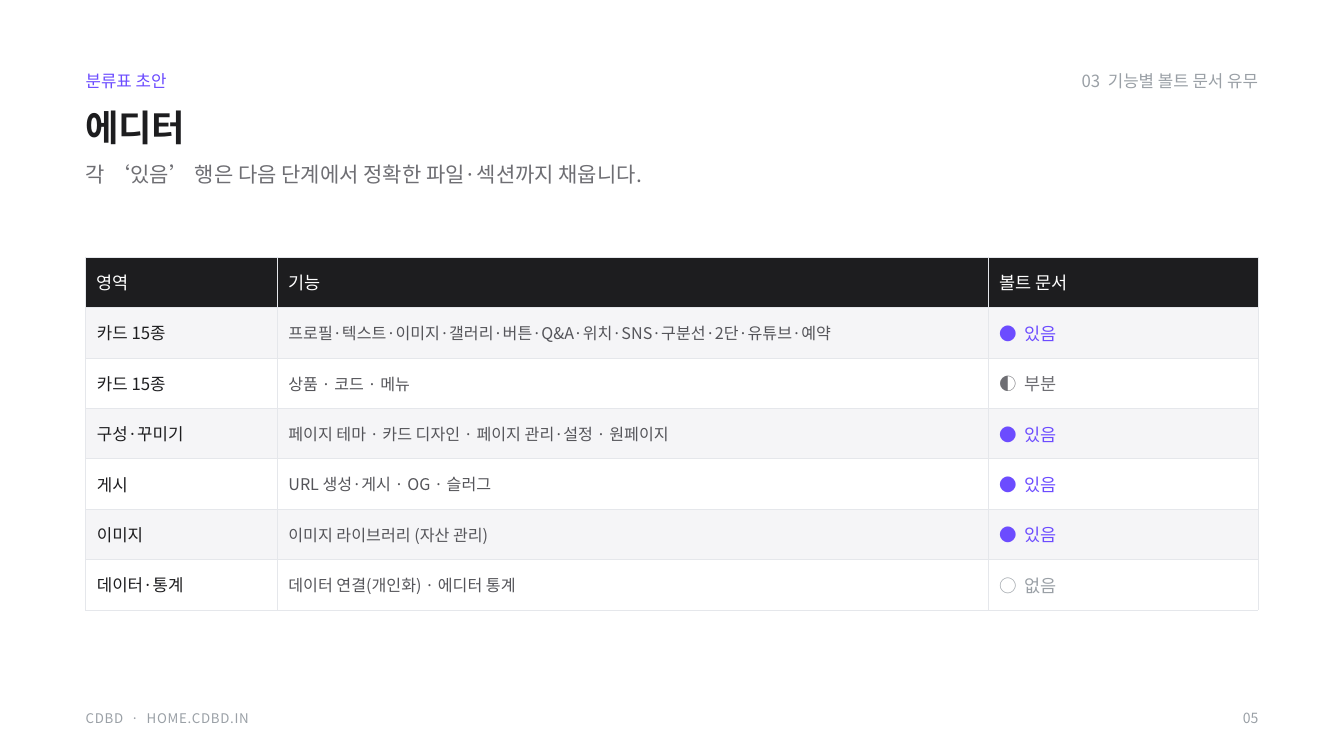
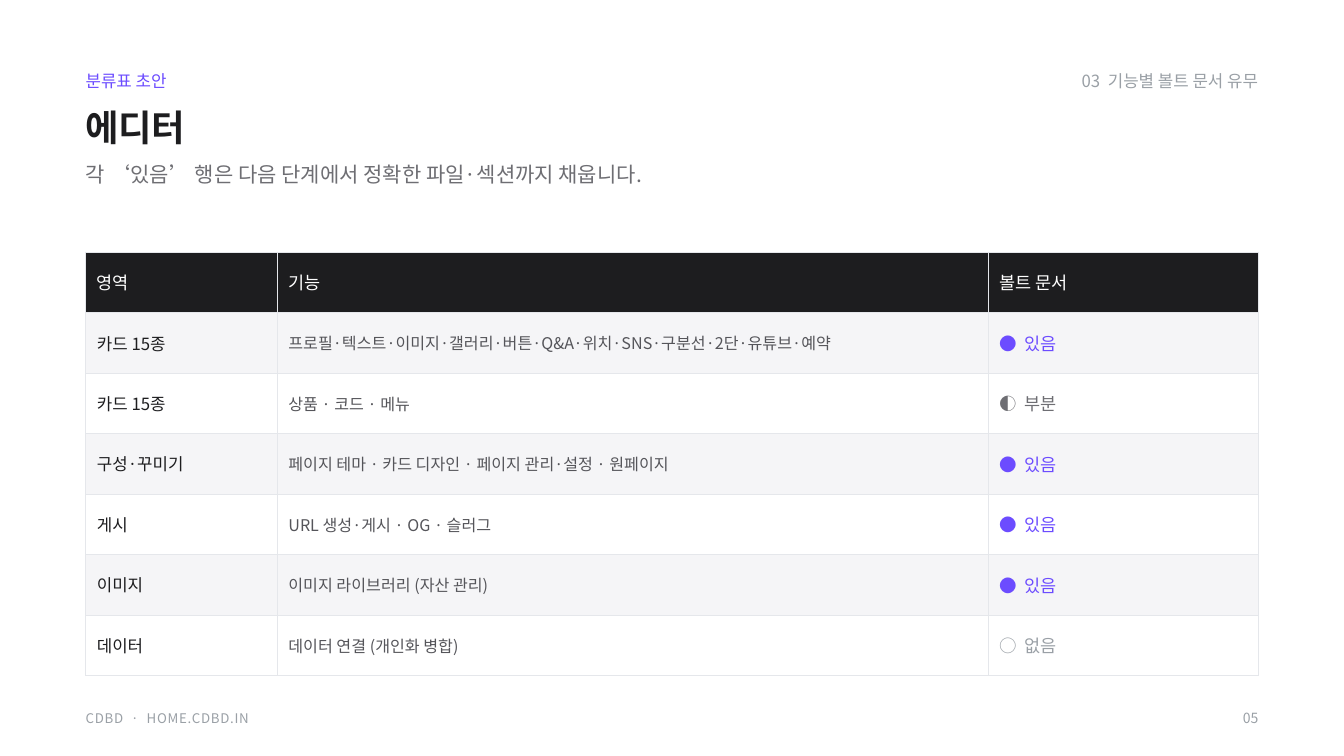
Before and after one commit to CdBd-in/design, a slide deck: slide 5 of _기능 안내판 실행 계획.pptx. Drawn at 1344x756 pixels with LibreOffice and Linux fonts; fonts in the diff are those of the drawing. Boxes give left, top, right and bottom in pixels: in the first picture for what was removed or moved away, otherwise in the second. Text is boxed around its words. In the diff, an @@ line names an element or a change of style, - is before the commit and + after.

```diff
--- a/_기능 안내판 실행 계획.pptx
+++ b/_기능 안내판 실행 계획.pptx
@@ table at [86,252,1258,659] @@
-row 7, column 1: 데이터·통계
+row 7, column 1: 데이터
-row 7, column 2: 데이터 연결(개인화) · 에디터 통계
+row 7, column 2: 데이터 연결 (개인화 병합)
@@ table: place and size @@
-table at [86,257,1258,598]
+table at [86,252,1258,659]
```
Also in this commit, not shown: 8 other slides changed, 2 slides added, 1 other file.
